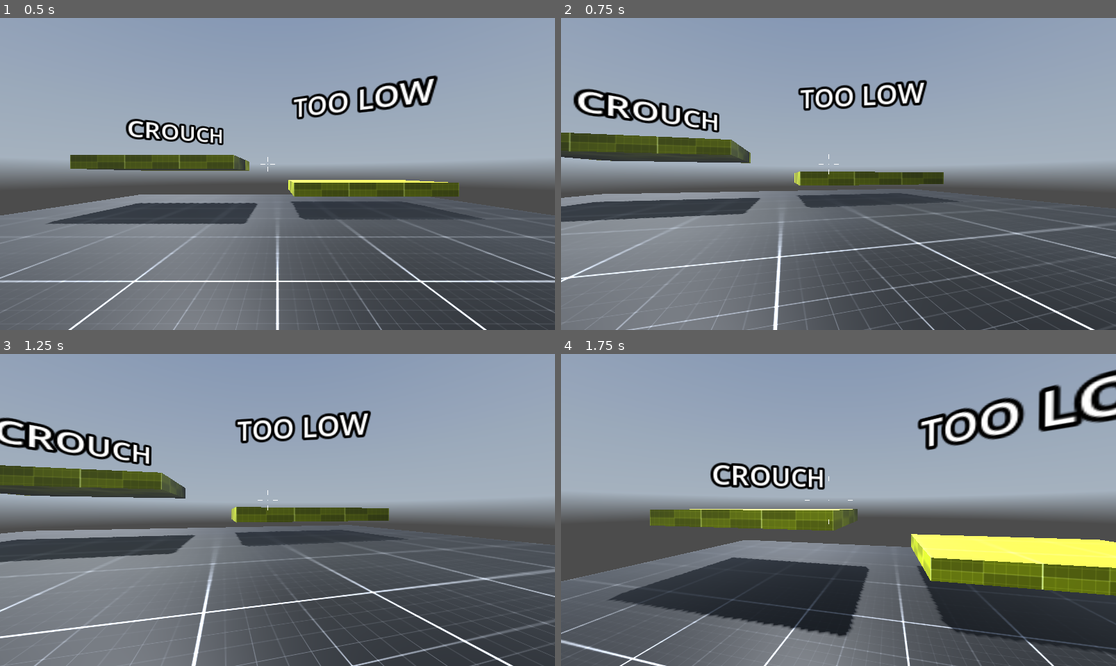
Above: before the commit, frames 1-4 (two rows, left to right).
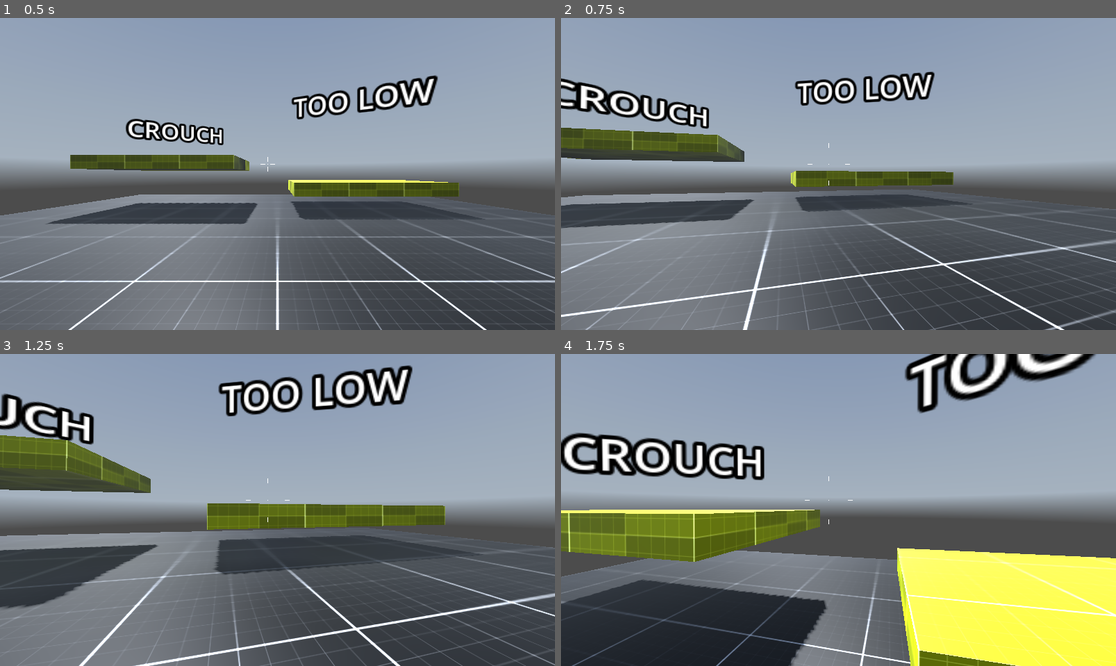
Above: after the commit, the same moments.

Repository: StayAtHomeDev-Git/FPS-Godot-Basic-Setup
Game: Godot game, scene res://levels/level_002.tscn
Two runs of this game, one before a commit and one after it. Both use one fixed random seed, a clock stepped at 60 frames per second and the inputs below. A sky picture missing from this copy of the repository is replaced by a grey-blue gradient.
Inputs (mouse positions are in pixels of both pictures, inside the frame that each line leads up to):
- Up to frame 1 (0.5 s): no input
- Up to frame 2 (0.75 s): tap Enter at 0.5 s; move the mouse to (866, 174) at 0.52 s; hold W (move_forward) from 0.53 s (still down); hold C (crouch) from 0.53 s (still down)
- Up to frame 3 (1.25 s): keep holding W (move_forward); keep holding C (crouch); tap Space (jump) at 0.77 s
- Up to frame 4 (1.75 s): keep holding W (move_forward); move the mouse to (810, 510) at 1.27 s; release C (crouch) at 1.28 s; tap C (crouch) at 1.35 s; tap Space (jump) at 1.52 s

Frame 1 is identical in both runs. In frame 2, 11% of the frame differs, in the area x 0-100%, y 17-100%; in frame 3, 24%; in frame 4, 46%, in the area x 0-100%, y 0-100%.

Commit message:
E07-terminé

Diff:
--- a/controllers/fps_controller.tscn
+++ b/controllers/fps_controller.tscn
@@ -1,10 +1,13 @@
-[gd_scene load_steps=12 format=3 uid="uid://c3ffql15mo0aj"]
+[gd_scene load_steps=15 format=3 uid="uid://c3ffql15mo0aj"]
 
 [ext_resource type="Script" path="res://controllers/scripts/fps_controller.gd" id="1_pgc1p"]
 [ext_resource type="Material" uid="uid://b4gwd5h7ixvct" path="res://materials/player.tres" id="2_gldw4"]
 [ext_resource type="Script" path="res://scripts/Reticle.gd" id="3_tgcuf"]
 [ext_resource type="Theme" uid="uid://bdkxky6ptohga" path="res://themes/debug.tres" id="4_xftu8"]
 [ext_resource type="Script" path="res://scripts/debug.gd" id="5_tkw17"]
+[ext_resource type="Script" path="res://scripts/state_machine.gd" id="6_4e1jy"]
+[ext_resource type="Script" path="res://controllers/scripts/IdlePlayerState.gd" id="6_ol7nt"]
+[ext_resource type="Script" path="res://controllers/scripts/WalkingPlayerState.gd" id="7_tqs6g"]
 
 [sub_resource type="CapsuleShape3D" id="CapsuleShape3D_u6tj1"]
 
@@ -191,4 +194,16 @@
 unique_name_in_owner = true
 layout_mode = 2
 
+[node name="PlayerStateMachine" type="Node" parent="." node_paths=PackedStringArray("CURRENT_STATE")]
+script = ExtResource("6_4e1jy")
+CURRENT_STATE = NodePath("IdlePlayerState")
+
+[node name="IdlePlayerState" type="Node" parent="PlayerStateMachine" node_paths=PackedStringArray("ANIMATION")]
+script = ExtResource("6_ol7nt")
+ANIMATION = NodePath("../../AnimationPlayer")
+
+[node name="WalkingPlayerState" type="Node" parent="PlayerStateMachine" node_paths=PackedStringArray("ANIMATION")]
+script = ExtResource("7_tqs6g")
+ANIMATION = NodePath("../../AnimationPlayer")
+
 [connection signal="animation_started" from="AnimationPlayer" to="." method="_on_animation_player_animation_started"]
--- /dev/null
+++ b/controllers/scripts/IdlePlayerState.gd
@@ -0,0 +1,13 @@
+class_name IdlePlayerState
+
+extends State
+
+
+@export var ANIMATION : AnimationPlayer
+
+func enter() -> void:
+	ANIMATION.pause()
+
+func update(dlta):
+	if Global.player.velocity.length() > 0.0 and Global.player.is_on_floor():
+		transition.emit("WalkingPlayerState")
--- /dev/null
+++ b/controllers/scripts/WalkingPlayerState.gd
@@ -0,0 +1,26 @@
+class_name WalkingPlayerState
+
+extends State
+
+
+# Called when the node enters the scene tree for the first time.
+@export var ANIMATION : AnimationPlayer
+@export var TOP_ANIM_SPEED : float = 2.2
+
+func enter() -> void:
+	ANIMATION.play("Walkink",-1.0,0)
+	Global.player._speed = Global.player.SPEED_DEFAULT
+
+
+func update(delta):
+	set_animation_speed(Global.player.velocity.length())
+	if Global.player.velocity.length() == 0.0:
+		transition.emit("IdlePlayerState")
+
+func set_animation_speed(spd):
+		var alpha =remap(spd,0.0,Global.player.SPEED_DEFAULT,0.0,1.0)
+		ANIMATION.speed_scale = lerp(0.0, TOP_ANIM_SPEED,alpha)
+
+func _input(event) -> void:
+	if event.is_action_released("sprint") and Global.player.is_on_floor():
+		transition.emit("WalkingPlayerState")
--- a/controllers/scripts/fps_controller.gd
+++ b/controllers/scripts/fps_controller.gd
@@ -67,6 +67,7 @@
 
 func _ready():
 
+	Global.player = self
 	# Get mouse input
 	Input.mouse_mode = Input.MOUSE_MODE_CAPTURED
 
@@ -79,8 +80,7 @@
 func _physics_process(delta):
 
 	Global.debug.add_property("MovementSpeed",_speed,1)
-	Global.debug.add_property("MousseRotation",_mouse_rotation,1)
-
+	Global.debug.add_property("MouseRotation",_mouse_rotation,2)
 	# Update camera movement based on mouse movement
 	_update_camera(delta)
 
--- a/scripts/debug.gd
+++ b/scripts/debug.gd
@@ -2,32 +2,37 @@
 
 @onready var property_container = %VBoxContainer
 
+var property
 var frames_per_second : String
+
 # Called when the node enters the scene tree for the first time.
 func _ready():
-	Global.debug = self
-	visible = false
+		#Set global reference to seld in Global Singleton
+		Global.debug = self
 
-
+		#Hide Debug Panel on load
+		visible = false
 
 func _process(delta):
 	if visible:
-		frames_per_second = "%.2f" % (1.0/delta)
+		# Use delta time to get approx frames per second and round two decimal places !Disable VSync if fps is stuck at 60!
+		frames_per_second = "%.2f" % (1.0/delta) # Gets frames per second evry frame
+		#Global.debug.add_property("FPS",frames_per_second,1)
 
 
 func _input(event):
-	if event.is_action_pressed("debug"):
-		visible = !visible
-
+		##Toggle debut panel
+		if event.is_action_pressed("debug"):
+			visible = !visible
 
 func add_property(title: String, value, order):
 	var target
-	target = property_container.find_child(title,true,false)
-	if !target:
-		target = Label.new()
-		property_container.add_child(target)
-		target.name = title
-		target.text = target.name + ": " + str(value)
-	elif visible:
-		target.text = title + ": " + str(value)
-		property_container.move_child(target,order)
+	target = property_container.find_child(title,true,false) # Try to finc Label node with same name
+	if !target: # If there is no currente Label node for property (ie. initial load)
+			target = Label.new() # Create new Label node
+			property_container.add_child(target) # Add new node as child to VBox container
+			target.name = title # Set name to title
+			target.text = target.name + ": "+ str(value) # Set text value
+	elif  visible:
+		target.text = title + ": " + str(value) # Update text value
+		property_container.move_child(target,order) #Reorder property based on given order value
--- a/scripts/global.gd
+++ b/scripts/global.gd
@@ -1,2 +1,4 @@
 extends Node
-var debug
+
+var debug # Reference to DebugPanel for debug property assignment
+var player
--- /dev/null
+++ b/scripts/state.gd
@@ -0,0 +1,17 @@
+class_name State
+
+extends Node
+
+signal transition(new_state_name: StringName)
+
+func enter() -> void:
+	pass
+
+func exit() -> void:
+	pass
+
+func update(delta: float) -> void:
+	pass
+
+func physics_update(delta: float) -> void:
+	pass
--- /dev/null
+++ b/scripts/state_machine.gd
@@ -0,0 +1,35 @@
+class_name StateMachine
+
+extends State
+
+@export var CURRENT_STATE : State
+
+var states: Dictionary = {}
+
+func _ready():
+	for child in get_children():
+		if child is State:
+			states[child.name] = child
+			child.transition.connect(on_child_transition)
+		else:
+			push_warning("State machine contains incopatible child node")
+
+	CURRENT_STATE.enter()
+
+func _process(delta):
+	Global.debug.add_property("Current State",CURRENT_STATE.name,1)
+	CURRENT_STATE.update(delta)
+
+func _physics_process(delta):
+	CURRENT_STATE.physics_update(delta)
+
+
+func on_child_transition(new_state_name: StringName) -> void:
+	var new_state = states.get(new_state_name)
+	if new_state !=null:
+		if new_state != CURRENT_STATE:
+				CURRENT_STATE.exit()
+				new_state.enter()
+				CURRENT_STATE = new_state
+		else:
+			push_warning("State does not exist")
